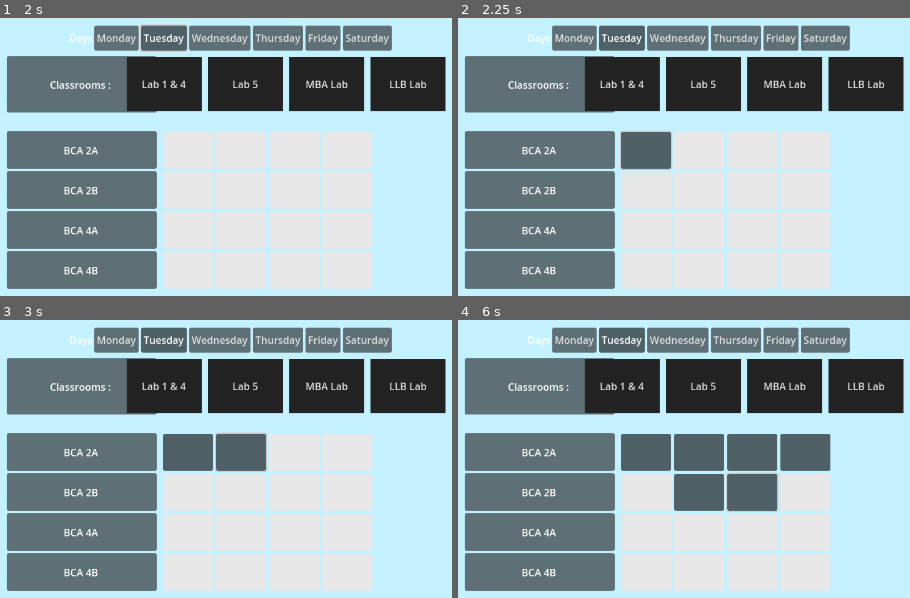
Above: before the commit, frames 1-4 (two rows, left to right).
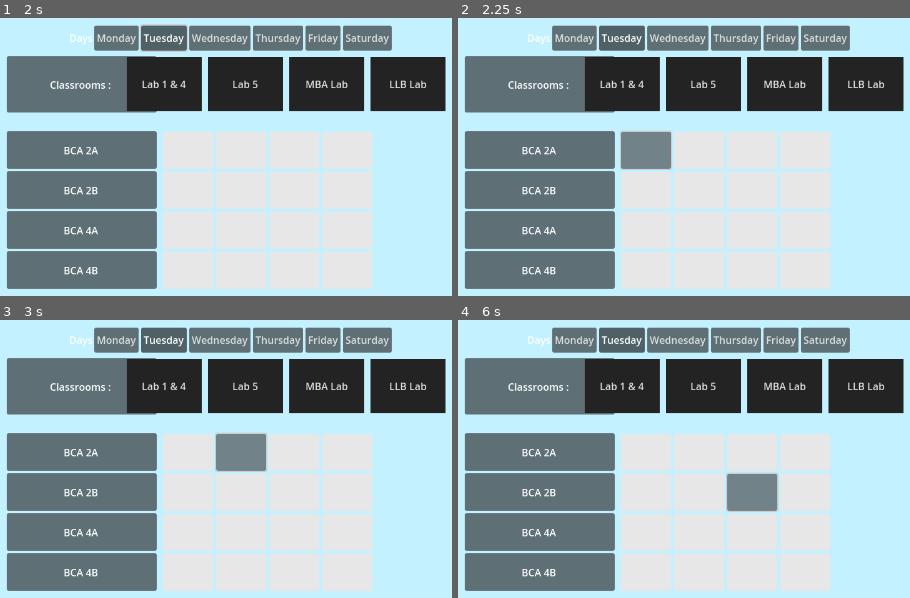
Above: after the commit, the same moments.

Repository: randomhimalayanguy/TimeTableBuilder
Game: Godot game, scene res://Scene/batch.tscn
Two runs of this game, one before a commit and one after it. Both use one fixed random seed, a clock stepped at 60 frames per second and the inputs below.
Inputs (mouse positions are in pixels of both pictures, inside the frame that each line leads up to):
- Up to frame 1 (2 s): click "Monday" at 0.5 s; click "Tuesday" at 1.25 s
- Up to frame 2 (2.25 s): click (647, 148) at 2.02 s
- Up to frame 3 (3 s): click (239, 450) at 2.77 s
- Up to frame 4 (6 s): click (751, 450) at 3.52 s; click (806, 450) at 4.27 s; click (697, 492) at 5.02 s; click (751, 492) at 5.77 s

Frame 1 is identical in both runs. In frame 2, 1.5% of the frame differs, in the area x 36-48%, y 41-55%; in frame 3, 2.9%; in frame 4, 8.9%, in the area x 36-83%, y 41-69%.

Commit message:
Added Collision check

Diff:
--- a/Scripts/DataManager.gd
+++ b/Scripts/DataManager.gd
@@ -8,7 +8,7 @@
 var cur_classroom := ""
 
 var scd : Dictionary
-
+var scd_classroom : Dictionary
 
 signal signal_day_changed
 
@@ -16,6 +16,7 @@
 func _ready() -> void:
 	for day in days:
 		scd[day] = {}
+		scd_classroom[day] = {}
 
 
 func set_classroom(classroom : String):
@@ -30,35 +31,69 @@
 
 
 func period_select(period, classname):
-	#print(cur_day + cur_classroom + classname +str(period))
-	print("%s %s %s %s"%[cur_day, str(period+1), classname, cur_classroom])
+	# if classroom is not selected, return "" (do nothing)
+	if cur_classroom == "":
+		return ""
 
+	# if classroom is already assigned to any other class, return "" (do nothing)
+	if cur_classroom in scd_classroom[cur_day] and period in scd_classroom[cur_day][cur_classroom]:
+		return ""
+
+	# if we are assigning this classroom for the first time (on this day), then create structure
+	if cur_classroom not in scd_classroom[cur_day]:
+		scd_classroom[cur_day][cur_classroom] = []
+
+	# if we are replacing a classroom
+	# finding the previously assigned classroom using scd
+	if classname in scd[cur_day] and period in scd[cur_day][classname]:
+		var prev_classroom_name = scd[cur_day][classname][period]
+		var index = scd_classroom[cur_day][prev_classroom_name].find(period)
+		scd_classroom[cur_day][prev_classroom_name].remove_at(index)
+
+	# adding period to that classroom, so that it will not be assigned to any other class
+	scd_classroom[cur_day][cur_classroom].append(period)
+
+	# if nothing has assigned to class on that day, create structure
 	if classname not in scd[cur_day]:
 		scd[cur_day][classname] = {}
-
+	# assign classroom to the class on that period
 	scd[cur_day][classname][period] = cur_classroom
 
 	return cur_classroom
 
 
 """
-scd = {
-	"Monday" : {
-		"BCA 2A" : {1 : 101, 2:110, 4:110},
-		"BCA 2B" : {1 : 110, 2: 101}
-	},
-	"Tuesday" : {
-		"BCA 2A" : {1 : 101, 2:110, 4:110},
-		"BCA 2B" : {1 : 110, 2: 101}
+Structure of dictionaries ->
+
+scd -> {
+	String(Day) : {
+		String(Classname) : {
+			Integer(Period) : String(Classroom)
+			}
+		}
+	}
+
+scd eg -> {
+	Monday : {
+		BCA2A : {1 : Lab5, 2 : Lab4},
+		BCA4B : {1 : Lab4}
+		},
+	Tuesday : {
+		BCA4B : {1 : Lab4}
 	}
 }
 
-scd[cur_day][classname][period] = classroom_no
+scd_classroom -> {
+	String(Day) : {
+		String(Classroom) : Array[Integer] (Array of periods)
+	}
+}
 
+scd_classroom eg -> {
+	Monday : {
+		Lab5 : [1,2,3],
+		Lab8 : [3,1]
+	}
+}
 
-
-if classname not in scd[cur_day]:
-	scd[cur_day][classname] = {}
-
-scd[cur_day][classname][period] = classroom_no
 """
--- a/Scripts/class_manager.gd
+++ b/Scripts/class_manager.gd
@@ -19,8 +19,13 @@
 		btn.pressed.connect(_period_chosen.bind(i, btn))
 
 
-func _period_chosen(i, btn):
-	btn.text = DataManager.period_select(i, name_of_class.text)
+func _period_chosen(i, btn : Button):
+	var classroom_no = DataManager.period_select(i, name_of_class.text)
+	if classroom_no == "":
+		btn.button_pressed = false
+	else:
+		btn.text = classroom_no
+		btn.button_pressed = true
 
 
 func get_class_name():
